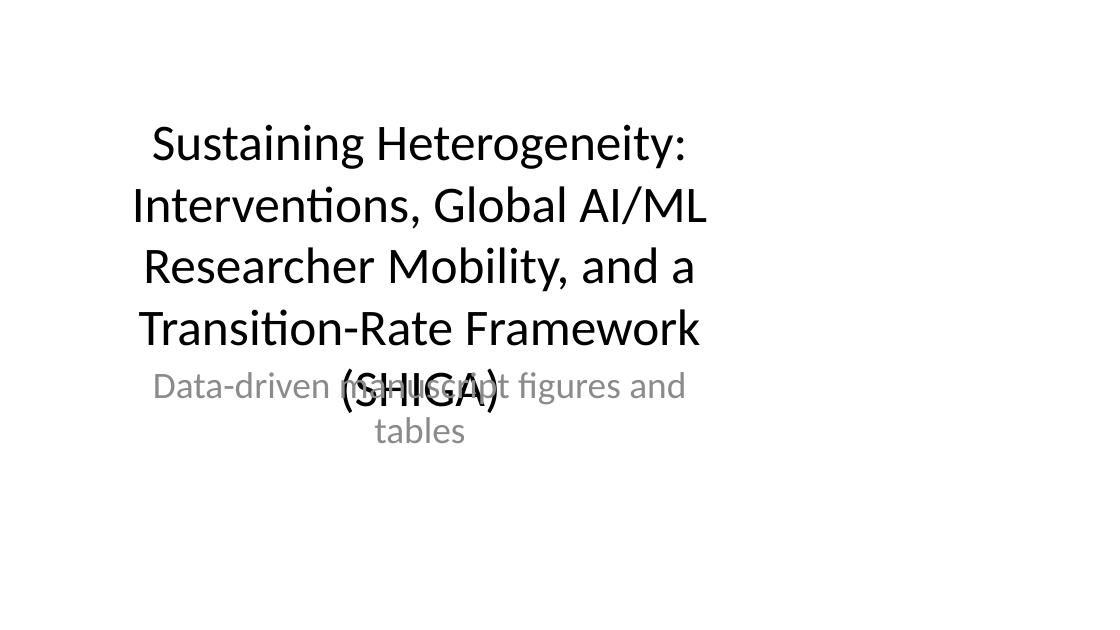
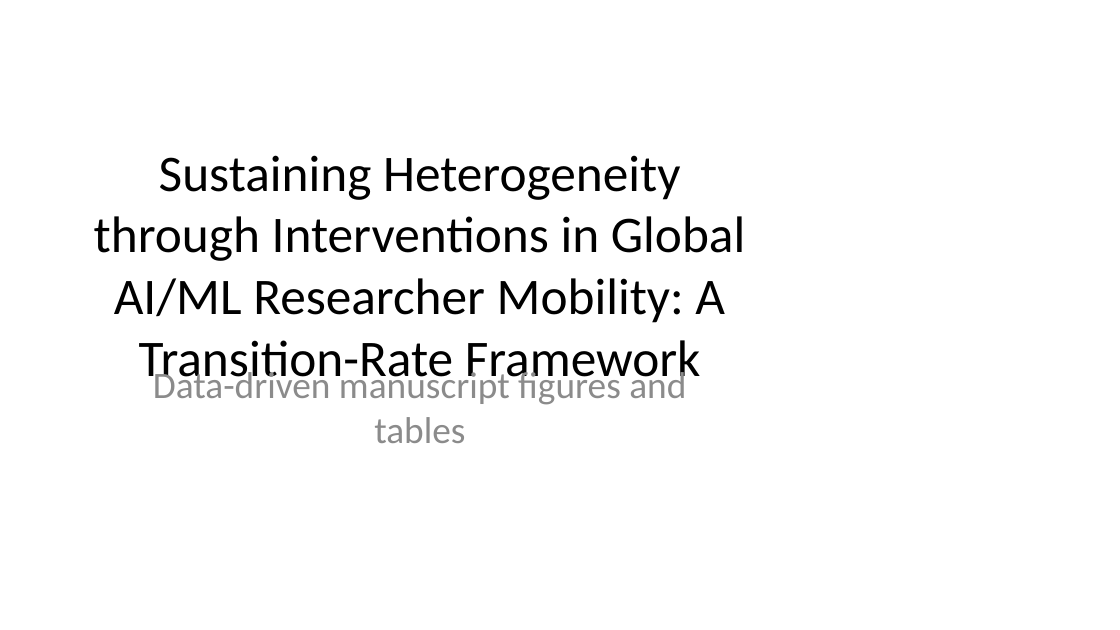
Before and after one commit to bougtoir/heat-accidents-mortality, a slide deck: slide 1 of researcher_mobility_ode/docs/manuscript_full_article_figures.pptx. Drawn at 1120x630 pixels with LibreOffice and Linux fonts; fonts in the diff are those of the drawing. Boxes give left, top, right and bottom in pixels: in the first picture for what was removed or moved away, otherwise in the second. Text is boxed around its words. In the diff, an @@ line names an element or a change of style, - is before the commit and + after.

```diff
--- a/researcher_mobility_ode/docs/manuscript_full_article_figures.pptx
+++ b/researcher_mobility_ode/docs/manuscript_full_article_figures.pptx
@@ title at [94,155,745,388]: text changed @@
-Sustaining Heterogeneity: Interventions, Global AI/ML Researcher Mobility, and a Transition-Rate Framework (SHIGA)
+Sustaining Heterogeneity through Interventions in Global AI/ML Researcher Mobility: A Transition-Rate Framework
```
Also in this commit, not shown: 4 other files.
